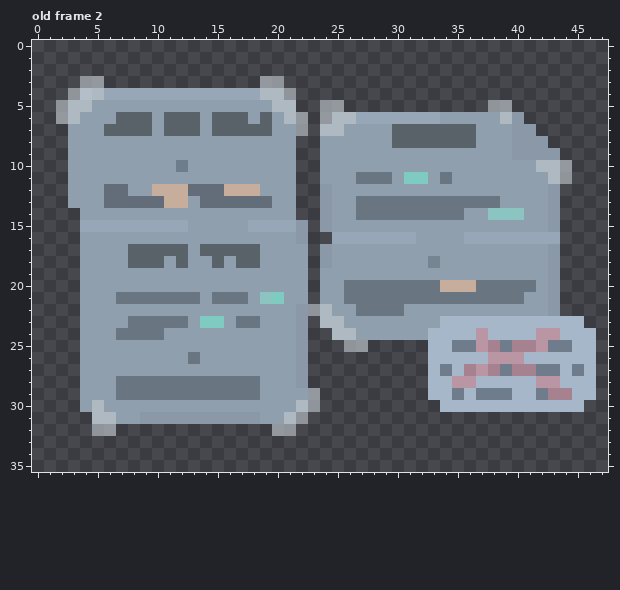
Pixel-art file, stored at Assets/Resources/new aseprite/objects/deco/tags/hack_center_poster.aseprite. This is how it looked before the edit.
48x36 pixels, 2 frames. Colours within 5 levels of each other are drawn and written as one. Shown: old frame 2. The commit also changed other frames, which this record leaves out.
Now the later version:
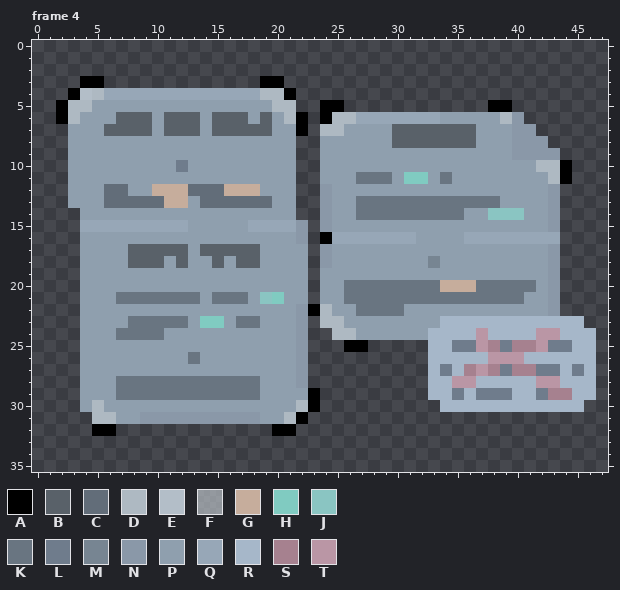
Palette (. is transparent): A #000000  B #596169  C #626d79  D #aeb9c2  E #b3bec8  F #c0c7cda3  G #c6ad9c  H #80cbc1  J #8ac5c2  K #697581  L #6f7c8c  M #778592  N #8a98a8  P #8f9fae  Q #97a7b7  R #a6b7c9  S #a6818f  T #ba96a5
A new or re-ordered frame is compared with the old frame closest to it.
What changed:
frames 2 -> 4
layer "writings" opacity 100% -> 64%
layer "em" opacity 64% -> 100%
Frame 4 is new; against old frame 2, layer "em":
Colour A is added in row 16 at x 24.
Colour A replaces colour F in row 3 at x 4 to 5 and 19 to 20; in row 4 at x 3 and 21; in row 5 at x 2, 24 to 25 and 38 to 39; in row 6 at x 2, 22 and 24; in row 7 at x 22; in rows 10 to 11 at x 44.
Colour A replaces colour F in row 22 at x 23; in row 25 at x 26 to 27; in rows 29 to 30 at x 23; in row 31 at x 22; in row 32 at x 5 to 6 and 20 to 21.
